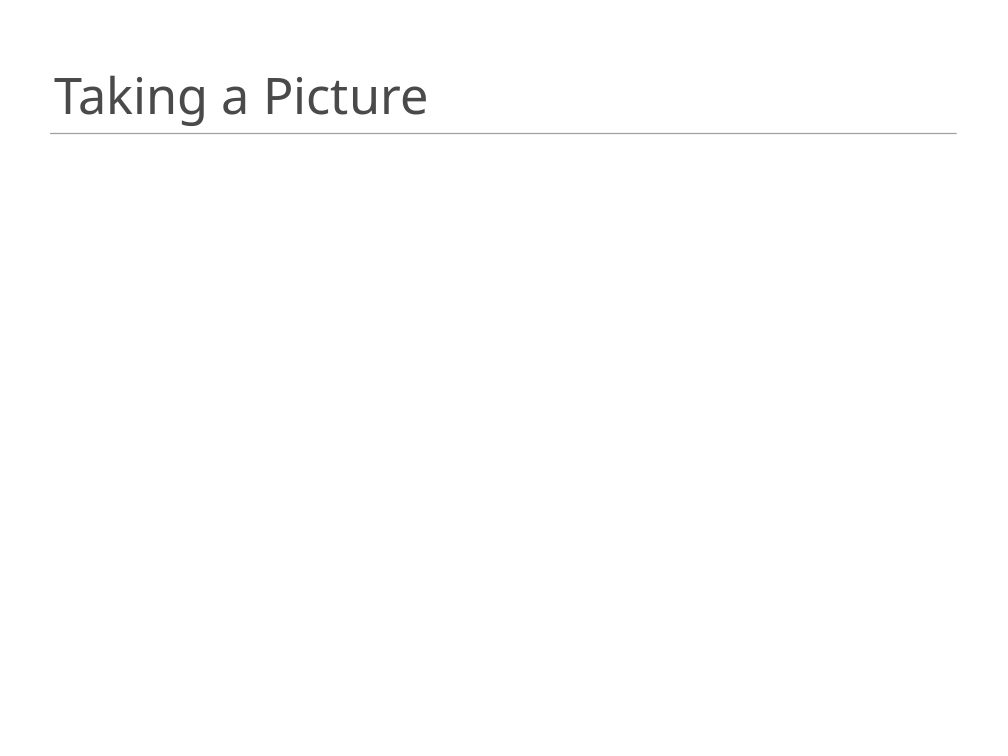
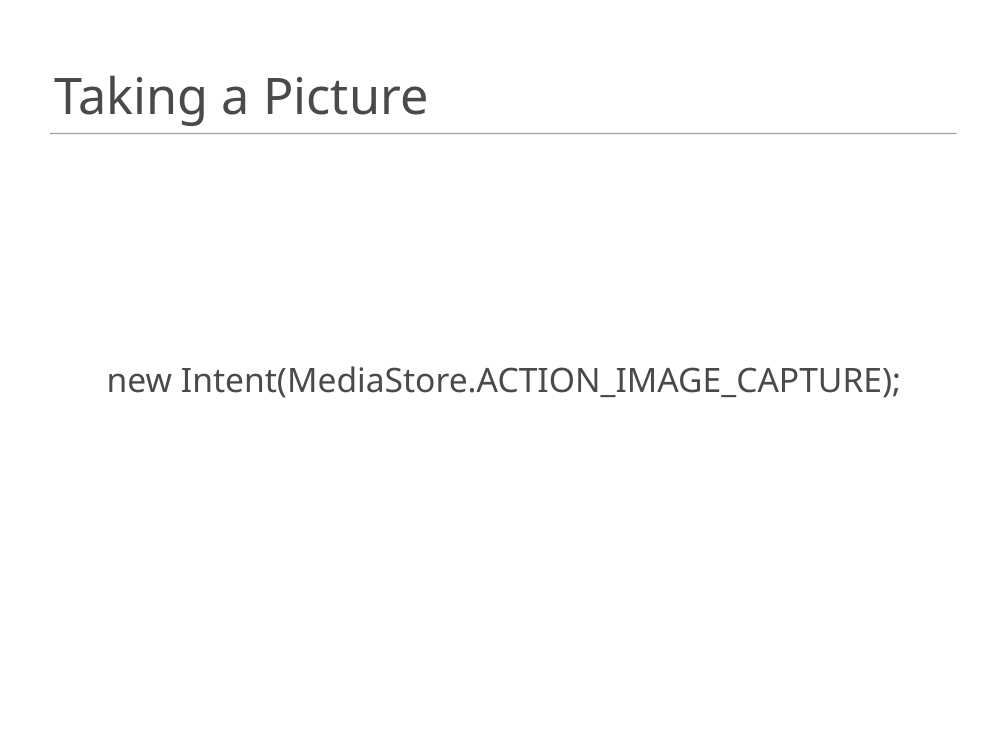
Before and after one commit to FredrikL/ActivitesAndIntentPresentation, a slide deck: slide 6 of Whats the intent with activites.pptx. Drawn at 1008x756 pixels with LibreOffice and Linux fonts; fonts in the diff are those of the drawing; background and template pictures are left out. Boxes give left, top, right and bottom in pixels: in the first picture for what was removed or moved away, otherwise in the second. Text is boxed around its words. In the diff, an @@ line names an element or a change of style, - is before the commit and + after.

```diff
--- a/Whats the intent with activites.pptx
+++ b/Whats the intent with activites.pptx
@@ text added at bbox=[107, 366, 901, 398], 24 pt, text #4A4A4A @@
+new Intent(MediaStore.ACTION_IMAGE_CAPTURE);
```
Also in this commit, not shown: 2 other slides changed.
